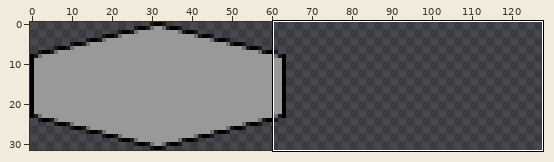
Sprite sheet -- assets/isohex.png. Above, an overview of the earlier version with the close-up marked.
Close-up. First the earlier version:
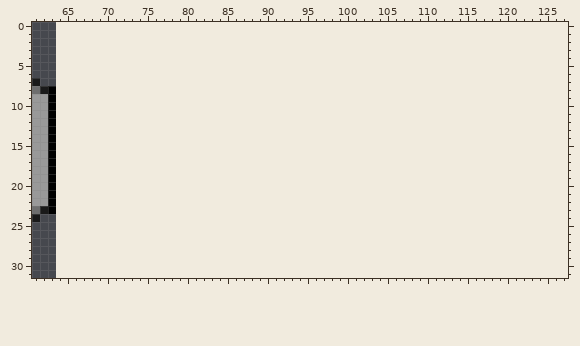
The file is 64x32 pixels. Shown: x 61..127, y 0..31. The old version is drawn lined up with the new one, on the new canvas.
The result:
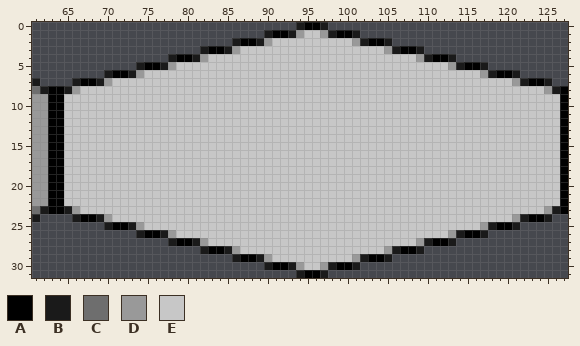
Palette (. is transparent): A #000000  B #1a1a1a  C #6e6e6e  D #999999  E #c7c7c7
The edit:
canvas 64x32 -> 128x32
y 0: x 94..97 .... -> BAAB
y 1: x 90..101 ............ -> BAABDEEDBAAB
y 2: x 86..105 .................... -> BAABDEEEEEEEEEEDBAAB
y 3: x 82..109 ............................ -> BAABDEEEEEEEEEEEEEEEEEEDBAAB
y 4: x 78..113 .................................... -> BAABDEEEEEEEEEEEEEEEEEEEEEEEEEEDBAAB
y 5: x 74..117 ............................................ -> BAABDEEEEEEEEEEEEEEEEEEEEEEEEEEEEEEEEEEDBAAB
y 6: x 70..121 .................................................... -> BAABDEEEEEEEEEEEEEEEEEEEEEEEEEEEEEEEEEEEEEEEEEEDBAAB
y 7: x 66..125 ............................................................ -> BAABDEEEEEEEEEEEEEEEEEEEEEEEEEEEEEEEEEEEEEEEEEEEEEEEEEEDBAAB
y 8: x 64..127 ................................................................ -> ABDEEEEEEEEEEEEEEEEEEEEEEEEEEEEEEEEEEEEEEEEEEEEEEEEEEEEEEEEEEDBA
y 9..22: x 64..127 ................................................................ -> AEEEEEEEEEEEEEEEEEEEEEEEEEEEEEEEEEEEEEEEEEEEEEEEEEEEEEEEEEEEEEEA
y 23: x 64..127 ................................................................ -> ABDEEEEEEEEEEEEEEEEEEEEEEEEEEEEEEEEEEEEEEEEEEEEEEEEEEEEEEEEEEDBA
y 24: x 66..125 ............................................................ -> BAABDEEEEEEEEEEEEEEEEEEEEEEEEEEEEEEEEEEEEEEEEEEEEEEEEEEDBAAB
y 25: x 70..121 .................................................... -> BAABDEEEEEEEEEEEEEEEEEEEEEEEEEEEEEEEEEEEEEEEEEEDBAAB
y 26: x 74..117 ............................................ -> BAABDEEEEEEEEEEEEEEEEEEEEEEEEEEEEEEEEEEDBAAB
y 27: x 78..113 .................................... -> BAABDEEEEEEEEEEEEEEEEEEEEEEEEEEDBAAB
y 28: x 82..109 ............................ -> BAABDEEEEEEEEEEEEEEEEEEDBAAB
y 29: x 86..105 .................... -> BAABDEEEEEEEEEEDBAAB
y 30: x 90..101 ............ -> BAABDEEDBAAB
y 31: x 94..97 .... -> BAAB
